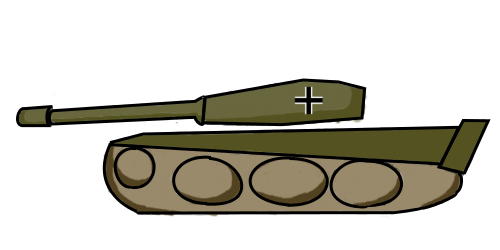
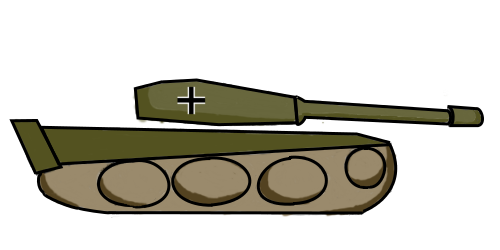
Layer changes from the first 500 × 250 image to the second:
painted on "Clipboard" over [177, 86, 323, 115]
painted on "borders" over [9, 78, 491, 215]
painted on "color" over [12, 80, 488, 218]
painted on "Pasted Layer" over [12, 79, 488, 218]
